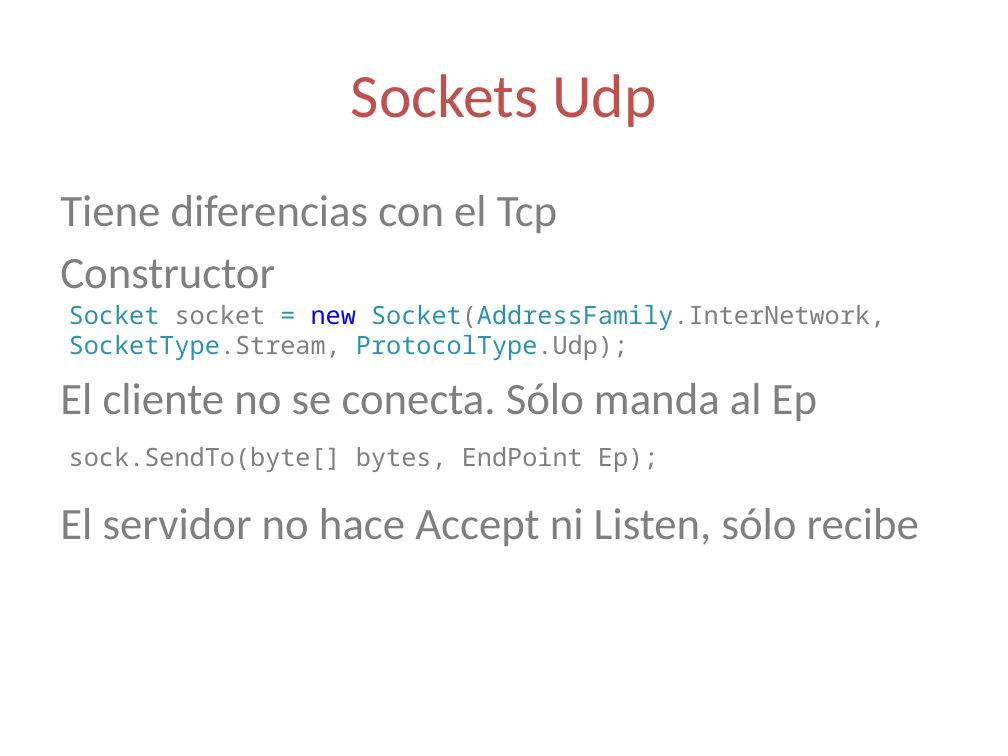
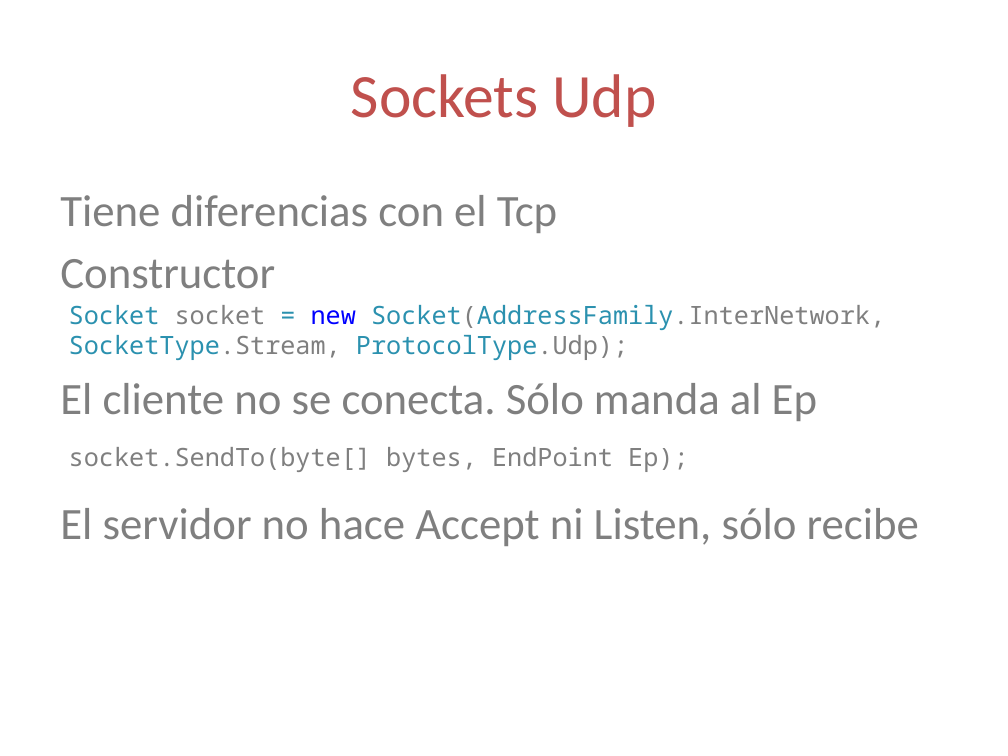
Before and after one commit to lopezjurip/AyudantiaIIC2233, a slide deck: slide 32 of Networking/Ayudantía Threads + Networking.pptx (slide 30 before the commit). Drawn at 1008x756 pixels with LibreOffice and Linux fonts; fonts in the diff are those of the drawing. Boxes give left, top, right and bottom in pixels: in the first picture for what was removed or moved away, otherwise in the second. Text is boxed around its words. In the diff, an @@ line names an element or a change of style, - is before the commit and + after.

```diff
--- a/Networking/Ayudantía Threads + Networking.pptx
+++ b/Networking/Ayudantía Threads + Networking.pptx
@@ text at [69,447,688,472]: text changed @@
-sock.SendTo(byte[] bytes, EndPoint Ep);
+socket.SendTo(byte[] bytes, EndPoint Ep);
```
Also in this commit, not shown: 13 other slides changed, 2 slides added, 30 other files.
